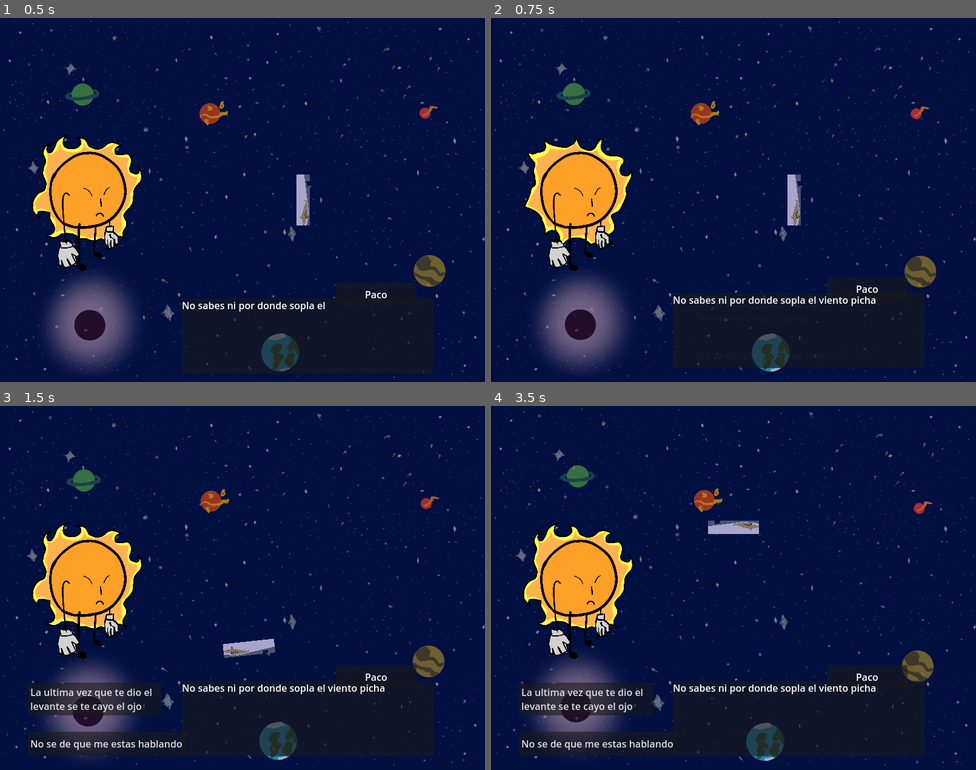
Above: before the commit, frames 1-4 (two rows, left to right).
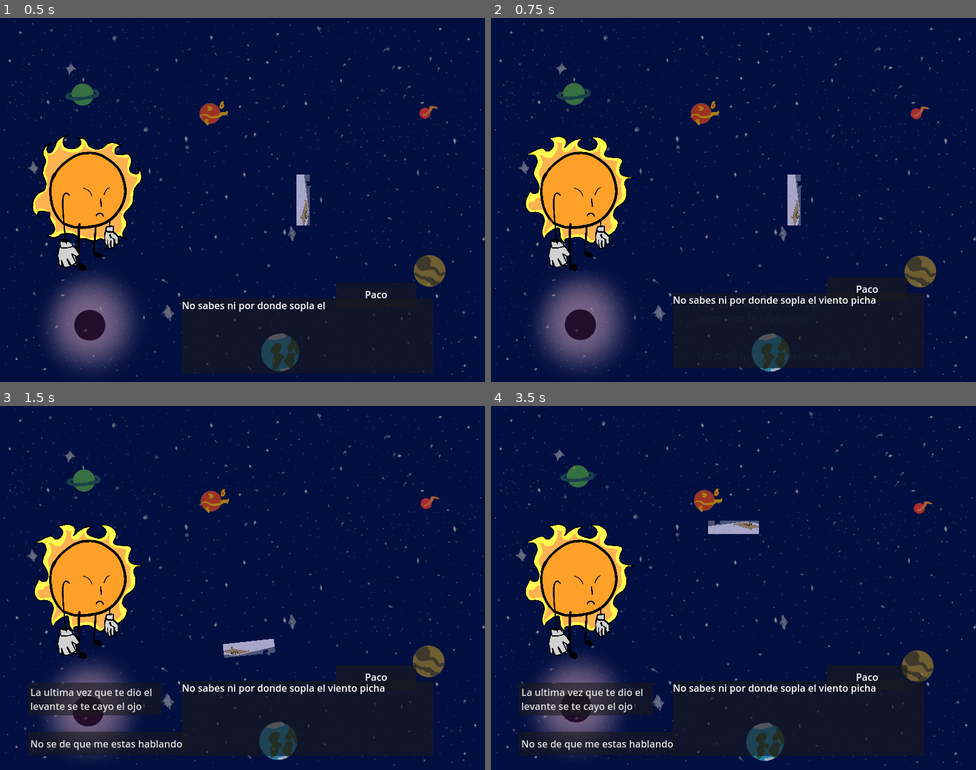
Above: after the commit, the same moments.

Repository: Goonie19/TherapySunProject
Game: Godot game, scene res://scenes/game_scene.tscn
Two runs of this game, one before a commit and one after it. Both use one fixed random seed, a clock stepped at 60 frames per second and the inputs below. This scene is started directly instead of the project's main scene.
Inputs:
- Up to frame 1 (0.5 s): no input
- Up to frame 2 (0.75 s): hold Right (RotateBlockerRight) from 0.53 s (still down)
- Up to frame 3 (1.5 s): release Right (RotateBlockerRight) at 1.28 s; hold Down (RotateBlockerDown) from 1.28 s (still down)
- Up to frame 4 (3.5 s): release Down (RotateBlockerDown) at 2.03 s; hold Right (RotateBlockerRight) 2.03-2.78 s; hold Up (RotateBlockerUp) from 2.78 s (still down)

Frame 1 is identical in both runs. In frame 2, 1.0% of the frame differs, in the area x 6-30%, y 32-63%; in frame 3, 1.2%, in the area x 6-30%, y 31-64%; in frame 4, 1.2%.

Commit message:
Sun fire animation made a little smoother

Diff:
--- a/scenes/Sun/Sun Fire.tscn
+++ b/scenes/Sun/Sun Fire.tscn
@@ -19,7 +19,7 @@
 
 [sub_resource type="Animation" id="Animation_o1dcv"]
 resource_name = "SunBurning"
-length = 0.500017
+length = 0.666683
 loop_mode = 1
 step = 0.166667
 tracks/0/type = "value"
@@ -29,10 +29,10 @@
 tracks/0/interp = 1
 tracks/0/loop_wrap = true
 tracks/0/keys = {
-"times": PackedFloat32Array(0, 0.166667, 0.333333),
-"transitions": PackedFloat32Array(1, 1, 1),
+"times": PackedFloat32Array(0, 0.166667, 0.333333, 0.5),
+"transitions": PackedFloat32Array(1, 1, 1, 1),
 "update": 1,
-"values": [0, 1, 2]
+"values": [0, 1, 2, 1]
 }
 
 [sub_resource type="AnimationLibrary" id="AnimationLibrary_gdtcr"]
--- a/scripts/Minigame/MinigameController.gd
+++ b/scripts/Minigame/MinigameController.gd
@@ -10,7 +10,6 @@
 @export var spawn_timer: Timer
 @export var meteor_spawner: MeteorSpawner
 @export var sun_space_rotator_node: Node2D
-@export var mini_action: MinigameAction
 
 var character: CharacterController
 var current_meteor_pos: int
